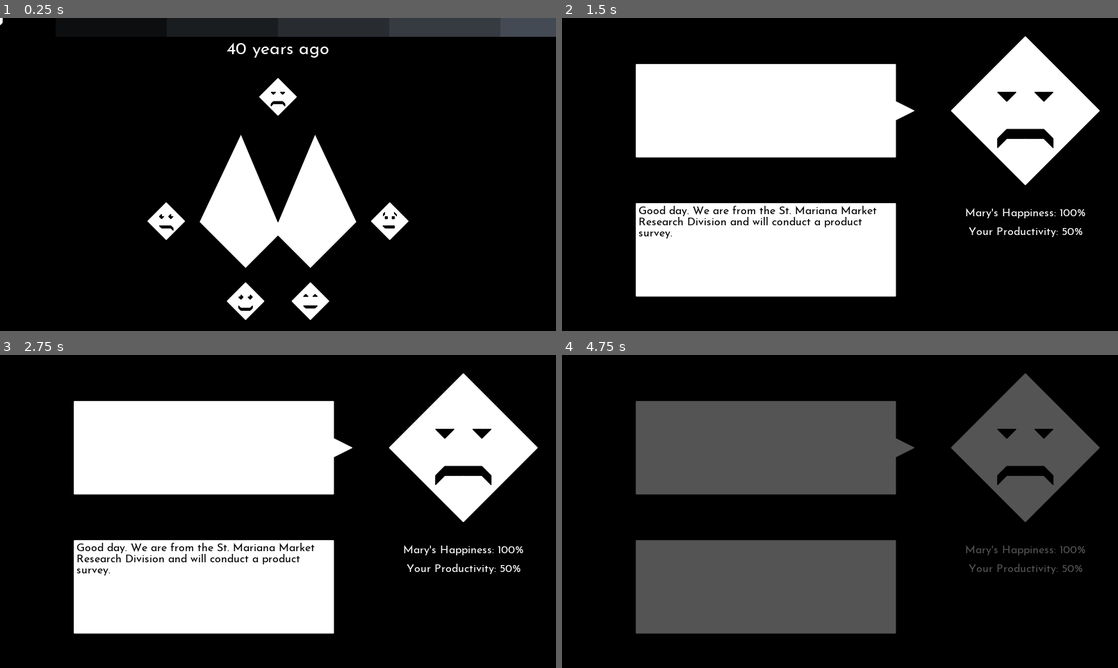
Above: before the commit, frames 1-4 (two rows, left to right).
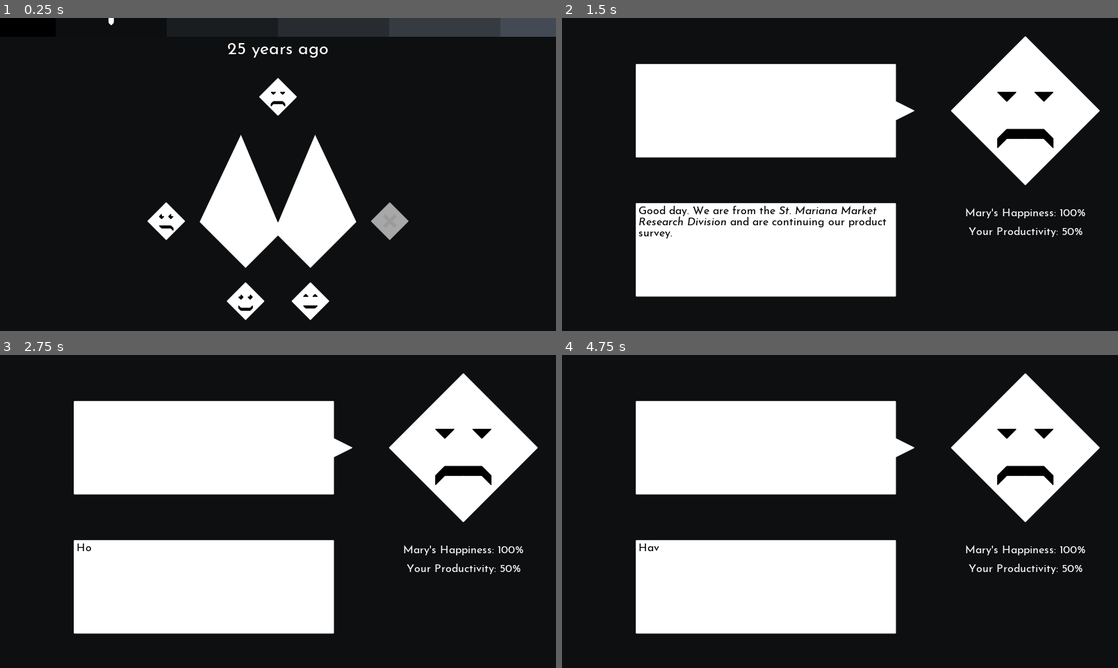
Above: after the commit, the same moments.

Repository: TidB/a-survey-in-a-small-town
Game: Godot game, scene res://start.tscn
Two runs of this game, one before a commit and one after it. Both use one fixed random seed, a clock stepped at 60 frames per second and the inputs below.
Inputs (mouse positions are in pixels of both pictures, inside the frame that each line leads up to):
- Up to frame 1 (0.25 s): no input
- Up to frame 2 (1.5 s): tap Enter at 0.5 s; move the mouse to (840, 96) at 0.52 s; click (840, 96) at 0.67 s; tap Space at 1.25 s; move the mouse to (1023, 111) at 1.27 s; click (1023, 111) at 1.42 s
- Up to frame 3 (2.75 s): move the mouse to (333, 442) at 2.02 s; click (333, 442) at 2.17 s
- Up to frame 4 (4.75 s): move the mouse to (812, 574) at 2.77 s; click (812, 574) at 2.92 s; move the mouse to (1006, 558) at 3.52 s; click (1006, 558) at 3.67 s; move the mouse to (673, 464) at 4.27 s; click (673, 464) at 4.42 s

The runs differ from the first frame. In frame 1, 0.7% of the frame differs, in the area x 0-74%, y 0-71%; in frame 2, 0.4%; in frame 3, 0.9%; in frame 4, 35%, in the area x 13-97%, y 5-90%.

Commit message:
Finished timeline 0, added rates for individual questions

Diff:
--- a/Global.gd
+++ b/Global.gd
@@ -1,7 +1,7 @@
 extends Node
 
 enum Person {Mary, Alison, Emily, Alex, Nelly}
-const TEXT_SPEED = 2.0
+const TEXT_SPEED = 5.0
 
 const ORDER = [2, 1, 3, 4, 0, 5]
 const TIME_CONFIG = [
@@ -53,7 +53,7 @@
 var picked = []
 
 var timelines = 6
-var current_step = 4
+var current_step = 1
 var current_time setget ,get_current_time
 var current_config setget ,get_current_config
 var productivity = 50
--- a/assignment.tscn
+++ b/assignment.tscn
@@ -49,7 +49,7 @@
 Heyyyy good morning :D
 This is a multi-round temporal survey, let's start!
 
-- First round, timeline ±0
+- Round 1: Timeline ±0
 - Keep productivity high
 - Happiness too, if possible
 - Have fun ;)
--- a/interview.gd
+++ b/interview.gd
@@ -33,6 +33,7 @@
 
 	var current_time = null
 	var skip = false
+	var rate = []
 	var last_cond = null
 	var condition = []
 	for line in content.strip_edges().split("\n"):
@@ -40,6 +41,7 @@
 		if line.empty():
 			condition = []
 			skip = false
+			rate = []
 			last_cond = null
 		elif line.begins_with("#"):
 			current_time = line.split(" ")[1]
@@ -49,6 +51,9 @@
 				dialogue[current_time].append([Action.FADE])
 			elif action == "SKIP":
 				skip = true
+			elif action == "RATE":
+				var args = line.split(" ")
+				rate = [int(args[2]), int(args[3])]
 		elif line.begins_with("|"):
 			var args = line.split(",")
 			dialogue[current_time].append([Action.CHOICE, args[1], args[2], args[3]])
@@ -61,9 +66,13 @@
 				last_cond = args[1]
 		elif line.begins_with("-"):
 			var player_line = line.split(" ", true, 1)[1]
-			dialogue[current_time].append([Action.PLAYER, player_line, condition, skip])
+			dialogue[current_time].append([Action.PLAYER, player_line, condition, skip, rate])
+			skip = false
+			rate = []
 		else:
-			dialogue[current_time].append([Action.PERSON, line, condition, skip])
+			dialogue[current_time].append([Action.PERSON, line, condition, skip, rate])
+			skip = false
+			rate = []
 
 	return dialogue
 
@@ -78,6 +87,11 @@
 						continue
 				else:
 					print("Choice '", condition[0], "' not defined!")
+
+			var rate = line[4]
+			if rate:
+				happiness = clamp(happiness + rate[0], 0, 100)
+				Global.productivity = clamp(Global.productivity + rate[1], 0, 100)
 
 			var box
 			var tween
@@ -103,6 +117,7 @@
 
 			tween.interpolate_method(box, "set_percent_visible", 1.0, 0.0, 0.1, Tween.TRANS_LINEAR, Tween.EASE_IN_OUT)
 			tween.start()
+			yield(tween, "tween_completed")
 		elif line[0] == Action.CHOICE:
 			current_choice = line[1]
 
--- a/interview.tscn
+++ b/interview.tscn
@@ -15,19 +15,19 @@
 [sub_resource type="ShaderMaterial" id=2]
 shader = SubResource( 1 )
 
-[sub_resource type="DynamicFont" id=5]
+[sub_resource type="DynamicFont" id=3]
 size = 40
 font_data = ExtResource( 4 )
-
-[sub_resource type="DynamicFont" id=3]
-size = 40
-font_data = ExtResource( 3 )
 
 [sub_resource type="DynamicFont" id=4]
 size = 40
 font_data = ExtResource( 3 )
 
-[sub_resource type="DynamicFont" id=7]
+[sub_resource type="DynamicFont" id=5]
+size = 40
+font_data = ExtResource( 3 )
+
+[sub_resource type="DynamicFont" id=6]
 size = 40
 font_data = ExtResource( 3 )
 
Not shown, changed: dialogue/alex.txt
Not shown, changed: dialogue/emily.txt
Not shown, changed: dialogue/nelly.txt
Not shown: 6 places in interview.tscn that only renumber resources
